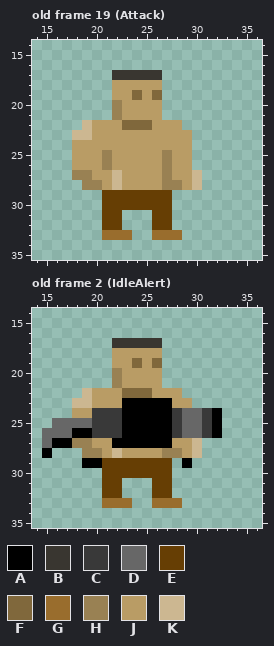
Two states of a pixel-art file, HumanBomber.aseprite. The picture above was drawn from the file before the commit.
48x48 pixels, 22 frames. Shown: old frame 19 (Attack): x 14..36, y 14..35; old frame 2 (IdleAlert): x 14..36, y 14..35. The commit also changed other frames, which this record leaves out.
Visible layers, top first: "effects", "weapon", "gob".
Palette (. is transparent): A #000000  B #393630  C #393939  D #676767  E #663e04  F #80683c  G #996d2d  H #998153  J #b99c65  K #ccb791
Pixels before, old frame 19 (Attack), first column x 18:
17 ....BBBBB....
18 ....JJJJJ....
19 ....JJFJF....
20 ....HJJJJ....
21 ....HJJJJ....
22 .KJJJFFFJJJ..
23 KKJJJJJJJJJJ.
24 JJJJJJJJJJJJ.
25 JJJHJJJJJHJJ.
26 JJJHJJJJJHJJ.
27 HHJJKJJJJHJJK
28 .HHJKJJJJHHJK
29 ...EEEEEEE...
30 ...EEEEEEE...
31 ...EE...EE...
32 ...EE...EE...
33 ...GGG..GGG..
Pixels before, old frame 2 (IdleAlert), first column x 15:
17 .......BBBBB......
18 .......JJJJJ......
19 .......JJFJF......
20 .......HJJJJ......
21 .......HJJJJ......
22 ....KJJJFFFJJJ....
23 ...KKJJJAAAAAJJ...
24 ...JJCCCAAAAACDDCA
25 .DDDDCCCAAAAACDDCA
26 DDDAACCCAAAAACDDCA
27 DAAHHJJAAAAAAJJK..
28 A...HHJKJJJJHHJK..
29 ....AAEEEEEEE.A...
30 ......EEEEEEE.....
31 ......EE...EE.....
32 ......EE...EE.....
33 ......GGG..GGG....
And afterwards:
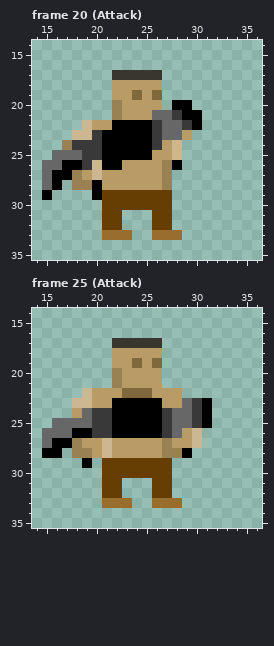
A new or re-ordered frame is compared with the old frame closest to it.
The author wrote: bomber and bomb separate files
Edits made:
frames 22 -> 29
Frame 20 (Attack) is new; against old frame 19 (Attack), layers "weapon", "gob":
The author put colour A in row 20 at x 28 to 29; in row 21 at x 29 to 30; in row 22 at x 30; in row 26 at x 17; in row 27 at x 16 to 17; in row 28 at x 16.
The author put colour A in row 29 at x 15 and 20.
Colour F becomes colour A in row 22 at x 23 to 25.
Colour H becomes colour A in rows 25 to 26 at x 21; in row 28 at x 20.
Colour J becomes colour A in row 22 at x 22; in rows 23 to 24 at x 21 to 25; in row 25 at x 22 to 25; in row 26 at x 18, 22 and 28.
The author put colour C in row 21 at x 28; in row 22 at x 29.
Colour J becomes colour C in row 22 at x 26; in row 23 at x 20 and 26; in row 24 at x 18 to 20 and 26; in row 25 at x 19 to 20; in row 26 at x 19.
The author put colour D in row 21 at x 27; in row 25 at x 16 to 17; in row 26 at x 15 to 16; in rows 27 to 28 at x 15.
Colour J becomes colour D in row 21 at x 26; in rows 22 to 23 at x 27 to 28; in row 25 at x 18.
The author put colour H in row 24 at x 17; in row 28 at x 18.
Colour H becomes colour J in row 25 at x 27; in row 27 at x 19.
Colour K becomes colour J in rows 27 to 28 at x 22.
Colour J becomes colour K in rows 24 to 25 at x 28; in rows 26 to 27 at x 20.
The edit erases colour H in row 28 at x 28.
The edit erases colour J in rows 24 to 26 at x 29; in row 27 at x 28 to 29; in row 28 at x 29.
The edit erases colour K in rows 27 to 28 at x 30.
Frame 25 (Attack) is new; against old frame 2 (IdleAlert), layers "weapon", "gob":
The author put colour A in row 23 at x 31; in row 28 at x 16.
Colour C becomes colour A in rows 24 to 25 at x 22 and 31; in row 26 at x 22.
Colour J becomes colour A in row 23 at x 22; in row 28 at x 29.
The author put colour C in row 23 at x 30.
Colour A becomes colour C in rows 24 to 26 at x 27.
Colour D becomes colour C in rows 24 to 25 at x 30.
Colour C becomes colour D in rows 24 to 26 at x 28.
Colour J becomes colour D in row 23 at x 29; in row 24 at x 19.
The author put colour H in row 28 at x 18.
Colour A becomes colour H in row 27 at x 27.
Colour A becomes colour J in row 23 at x 27; in row 27 at x 22 to 26.
Colour D becomes colour J in row 26 at x 29.
Colour H becomes colour J in row 27 at x 19; in row 28 at x 20.
Colour K becomes colour J in row 28 at x 22.
Colour D becomes colour K in row 26 at x 30.
Colour J becomes colour K in rows 27 to 28 at x 21.
The edit erases colour A in rows 24 to 26 at x 32; in row 29 at x 20 and 29.
The edit erases colour C in row 26 at x 31.
The edit erases colour K in row 28 at x 30.
Changed places in both pictures, as pixel boxes (x1, y1, x2, y2):
changed: (42, 100, 202, 200)
changed: (52, 398, 222, 468)
